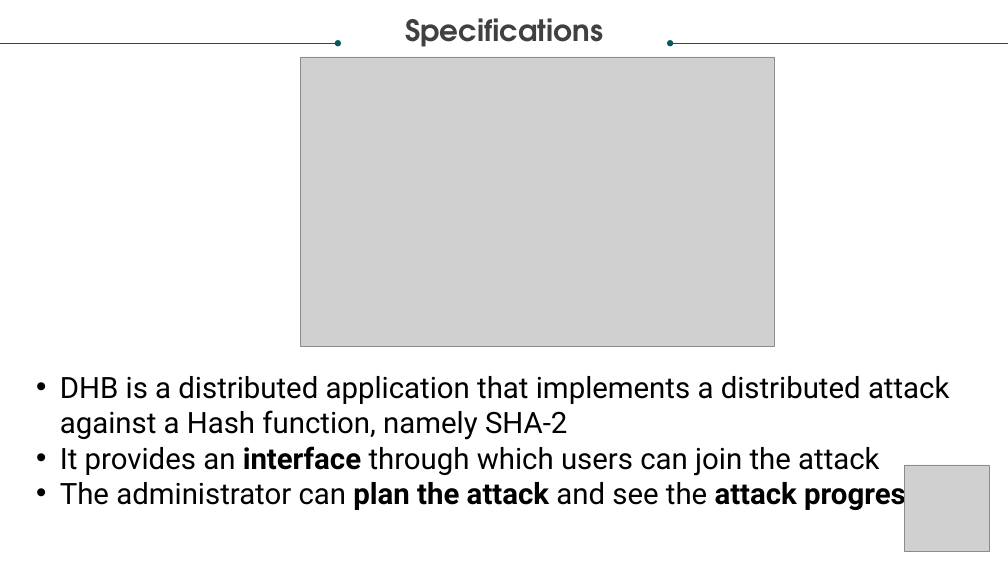
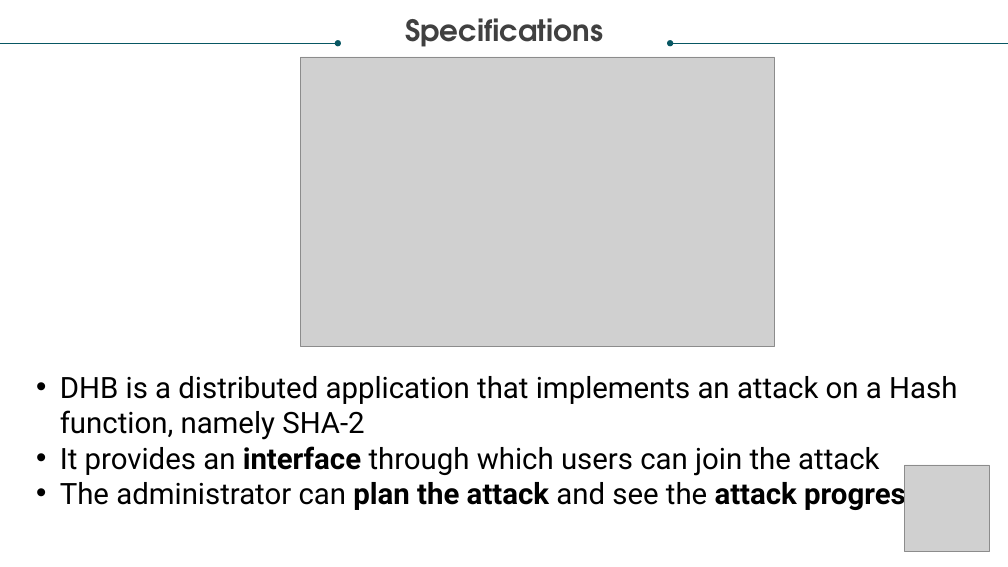
Before and after one commit to PippoGit/DistributedHashBreaker, a slide deck: slide 3 of Distributed Hash-breaker.pptx. Drawn at 1008x567 pixels with LibreOffice and Linux fonts; fonts in the diff are those of the drawing; grey boxes stand for pictures. Boxes give left, top, right and bottom in pixels: in the first picture for what was removed or moved away, otherwise in the second. Text is boxed around its words. In the diff, an @@ line names an element or a change of style, - is before the commit and + after.

```diff
--- a/Distributed Hash-breaker.pptx
+++ b/Distributed Hash-breaker.pptx
@@ text at <box>60,376,957,440</box>: text changed @@
-• DHB is a distributed application that implements a distributed attack against a Hash function, namely SHA-2
+• DHB is a distributed application that implements an attack on a Hash function, namely SHA-2
```
Also in this commit, not shown: 1 other slide changed.
